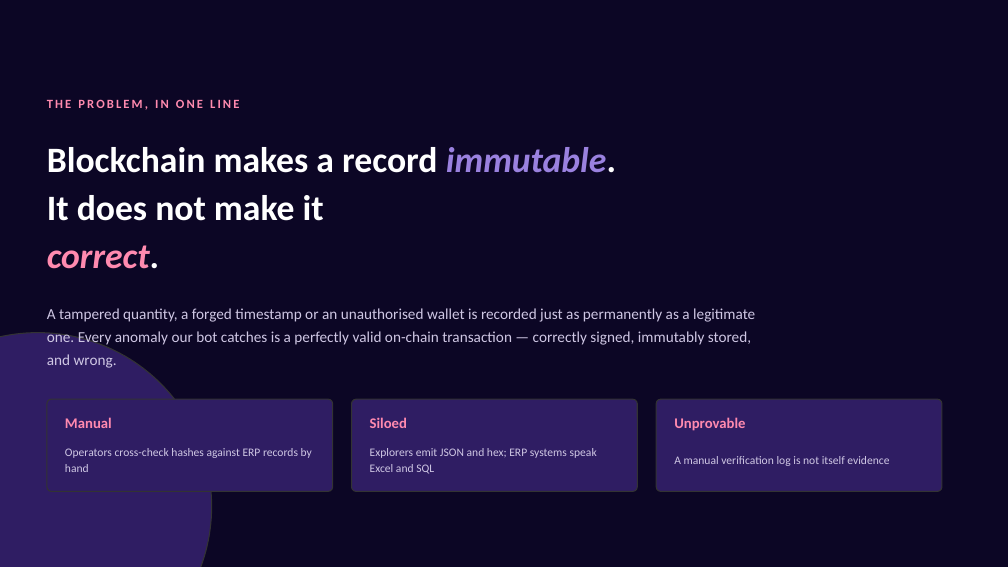
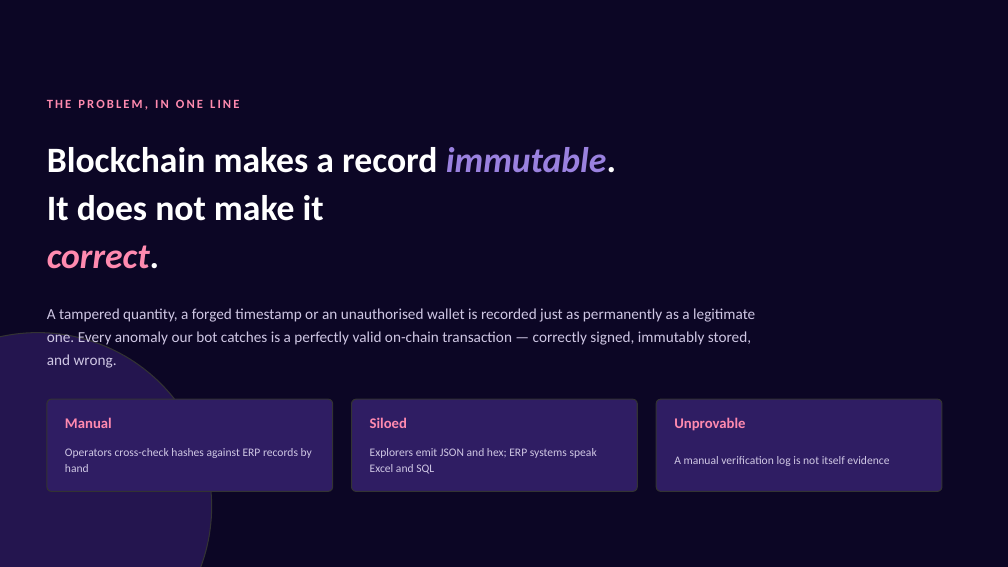
Before and after one commit to AdithyaSM31/UiPath-Blockchain-Transaction-Validation, a slide deck: slide 3 of RPA Project Review 2.pptx. Drawn at 1008x567 pixels with LibreOffice and Linux fonts; fonts in the diff are those of the drawing. Boxes give left, top, right and bottom in pixels: in the first picture for what was removed or moved away, otherwise in the second. Text is boxed around its words. In the diff, an @@ line names an element or a change of style, - is before the commit and + after.

```diff
--- a/RPA Project Review 2.pptx
+++ b/RPA Project Review 2.pptx
@@ ellipse at box(0, 333, 212, 567): fill #2F1D63 to #2F1D63 at 69% opacity @@
```
Also in this commit, not shown: 4 other slides changed, 18 other files.
